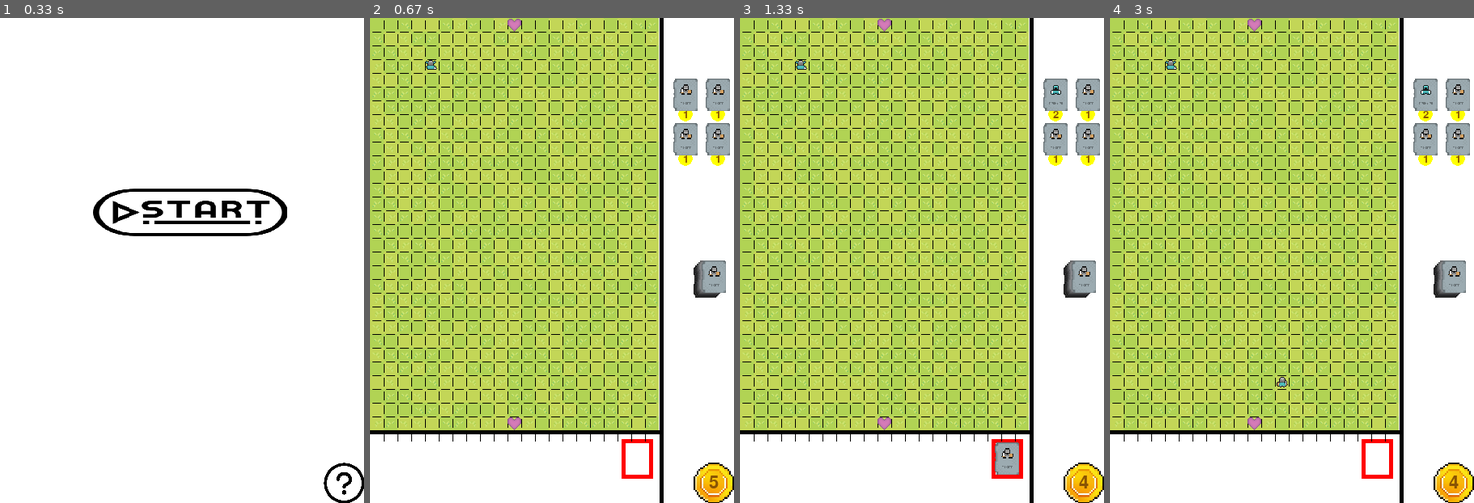
Above: before the commit, frames 1-4 (left to right).
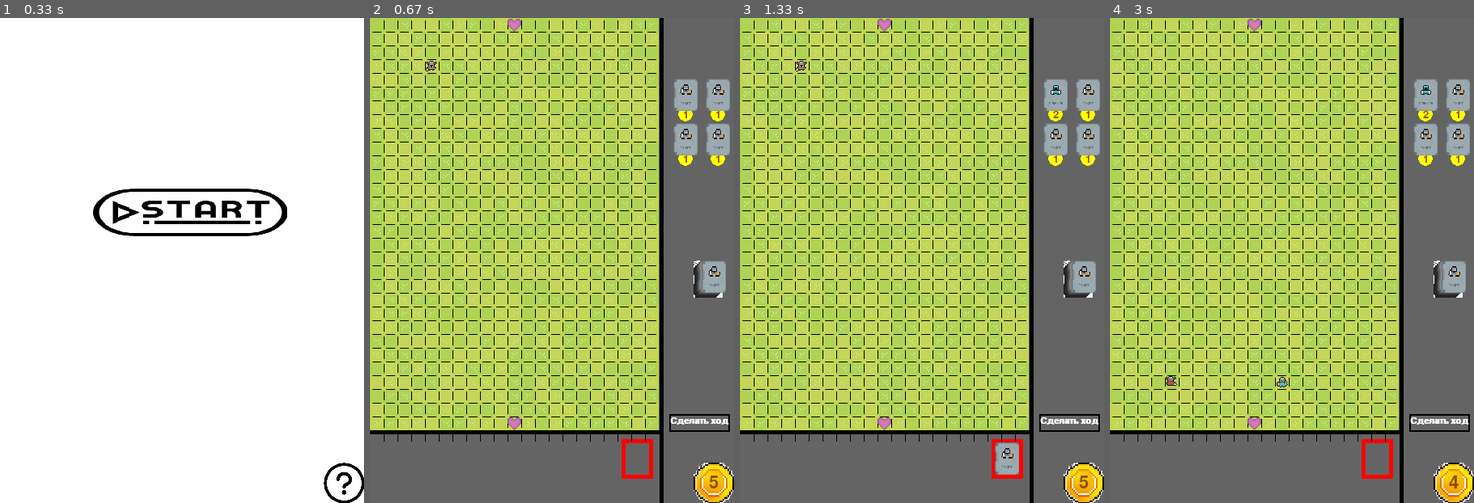
Above: after the commit, the same moments.

Repository: Choriso/PyGame_YL
Game: pygame game, started from main.py
Two runs of this game, one before a commit and one after it. Both use one fixed random seed, a clock stepped at 60 frames per second and the inputs below.
Inputs (mouse positions are in pixels of both pictures, inside the frame that each line leads up to):
- Up to frame 1 (0.33 s): no input
- Up to frame 2 (0.67 s): click (552, 260) at 0.38 s
- Up to frame 3 (1.33 s): click (1056, 95) at 0.75 s; click (754, 454) at 1.15 s
- Up to frame 4 (3 s): click (1423, 430) at 1.63 s; click (1426, 420) at 2.18 s, where only the run after the commit has a clickable "Точно?"; move the mouse to (1273, 386) at 2.53 s; click (1273, 386) at 2.75 s

Frame 1 is identical in both runs. In frame 2, 27% of the frame differs, in the area x 0-100%, y 0-100%; in frame 3, 27%; in frame 4, 27%.

Commit message:
я сделал переворот но тут куча багов и недоделаной работы

Diff:
--- /dev/null
+++ b/CLASSES.py
@@ -0,0 +1,18 @@
+from heroes import *
+
+CLASSES = {
+    'knight': Knight,
+    'archer': Archer,
+    'axeman': Axeman,
+    'halberdier': Halberdier,
+    'cavalry': Cavalry,
+    'rogue': Rogue,
+    'fence': ...,
+    'wall': ...,
+    'thorn': ...,  # колючка
+    'canon': ...,
+    'catapult': ...,
+    'gold mine': ...,
+    'freeze': ...,
+    'bomb': ...,
+}
--- a/card_cl.py
+++ b/card_cl.py
@@ -1,7 +1,7 @@
 import pygame
 from random import choice
-from consts import IMAGES, CLASSES
-from load_image import load_image
+from consts import CARD_IMAGES, load_image
+from CLASSES import CLASSES
 
 pygame.init()
 size = width, height = 450, 600
@@ -16,7 +16,7 @@
     def __init__(self, group, link):
         super().__init__(group)
         self.name = link
-        self.image = pygame.transform.scale(load_image(IMAGES[link]), (30, 40))
+        self.image = pygame.transform.scale(load_image(CARD_IMAGES[link]), (30, 40))
         self.rect = self.image.get_rect()
         self.link = CLASSES[link]
 
@@ -27,7 +27,7 @@
     def __init__(self, group, cur_card='knight'):
         super().__init__(group)
         self.group = group
-        self.image = load_image(Deck.image)
+        self.image = load_image(Deck.image, -1)
         self.rect = self.image.get_rect()
         self.cur_card = Card(all_sprites, cur_card)
         self.cur_card.rect.x = 410
--- a/consts.py
+++ b/consts.py
@@ -1,22 +1,28 @@
-from heroes import *
+import os
+import sys
+import pygame
 
-CLASSES = {
-    'knight': Knight,
-    'archer': Archer,
-    'axeman': Axeman,
-    'halberdier': Halberdier,
-    'cavalry': Cavalry,
-    'rogue': Rogue,
-    'fence': ...,
-    'wall': ...,
-    'thorn': ...,  # колючка
-    'canon': ...,
-    'catapult': ...,
-    'gold mine': ...,
-    'freeze': ...,
-    'bomb': ...,
-}
-IMAGES = {
+pygame.init()
+size = widht, height = 450, 600
+screen = pygame.display.set_mode(size)
+
+def load_image(name, colorkey=None):
+    fullname = os.path.join('data', name)
+    if not os.path.isfile(fullname):
+        print(f"Файл с изображением '{fullname}' не найден")
+        sys.exit()
+    image = pygame.image.load(fullname)
+    if colorkey is not None:
+        image = image.convert()
+        if colorkey == -1:
+            colorkey = image.get_at((0, 0))
+        image.set_colorkey(colorkey)
+    else:
+        image = image.convert_alpha()
+    return image
+
+
+CARD_IMAGES = {
     'knight': 'Пехота.png',
     'archer': "Лучник.png",
     'axeman': "Тяжёлый боец.png",
@@ -49,3 +55,122 @@
     'freeze': ...,
     'bomb': ...,
 }
+
+HERO_IMAGES = {
+    'blue': {
+        'knight': {
+            'front': load_image('knight_front.png', -1),
+            'back': load_image('knight_back.png', -1)
+        },
+        'archer': {
+            'front': load_image('Archer_front.png', -1),
+            'back': load_image('archer_back.png', -1)
+        },
+        'axeman': {
+            'front': '',
+            'back': load_image('axeman_back.png', -1)
+        },
+        'halberdier': {
+            'front': '',
+            'back': load_image('halberdier_back.png', -1)
+        },
+        'cavalry': {
+            'front': '',
+            'back': load_image('cavalry_back.png', -1)
+        },
+        'rogue': {
+            'front': '',
+            'back': load_image('rogue_back.png', -1)
+        },
+        'fence': {
+            'front': '',
+            'back': ''
+        },
+        'wall': {
+            'front': '',
+            'back': ''
+        },
+        'thorn': {
+            'front': '',
+            'back': ''
+        },
+        'canon': {
+            'front': '',
+            'back': ''
+        },
+        'catapult': {
+            'front': '',
+            'back': ''
+        },
+        'gold mine': {
+            'front': '',
+            'back': ''
+        },
+        'freeze': {
+            'front': '',
+            'back': ''
+        },
+        'bomb': {
+            'front': '',
+            'back': ''
+        }
+    },
+    'red': {
+        'knight': {
+            'front': '',
+            'back': ''
+        },
+        'archer': {
+            'front': '',
+            'back': ''
+        },
+        'axeman': {
+            'front': load_image('axeman_red_front.png', -1),
+            'back': load_image('axeman_red_back.png', -1)
+        },
+        'halberdier': {
+            'front': '',
+            'back': ''
+        },
+        'cavalry': {
+            'front': '',
+            'back': ''
+        },
+        'rogue': {
+            'front': '',
+            'back': ''
+        },
+        'fence': {
+            'front': '',
+            'back': ''
+        },
+        'wall': {
+            'front': '',
+            'back': ''
+        },
+        'thorn': {
+            'front': '',
+            'back': ''
+        },
+        'canon': {
+            'front': '',
+            'back': ''
+        },
+        'catapult': {
+            'front': '',
+            'back': ''
+        },
+        'gold mine': {
+            'front': '',
+            'back': ''
+        },
+        'freeze': {
+            'front': '',
+            'back': ''
+        },
+        'bomb': {
+            'front': '',
+            'back': ''
+        }
+    }
+}
--- a/field.py
+++ b/field.py
@@ -1,7 +1,8 @@
 import pygame
 import sys
 import random
-from consts import CLASSES
+
+from CLASSES import CLASSES
 from heroes import Hero
 from heart import Heart
 
@@ -132,12 +133,13 @@
     def get_piece(self, cords):
         return self.field[cords[1]][cords[0]]
 
-    def draw_move_hints(self, dist_range, cords, screen):
+    def draw_move_hints(self, dist_range, cords, screen, color):
         for i in range(1, dist_range + 1):
+            i = -i if color == 'red' else i
             pygame.draw.rect(screen, 'cyan', (
                 (cords[0] * self.cell_size + self.left, (cords[1] - i) * self.cell_size + self.top),
                 (self.cell_size, self.cell_size)), 2)
-            if i == 1:
+            if abs(i) == 1:
                 for j in (-1, 1):
                     pygame.draw.rect(screen, 'cyan', (
                         ((cords[0] + j) * self.cell_size + self.left, (cords[1] - i) * self.cell_size + self.top),
@@ -163,6 +165,22 @@
         else:
             pygame.draw.rect(screen, 'black', ((x, y - 5), (17, 4)))
             pygame.draw.rect(screen, 'red', ((x, y - 5), (int(17 * hp / max_hp), 4)))
+
+    def flip(self):
+        self.field = self.field[::-1]
+        self.cells = self.cells[::-1]
+
+        self.is_drawing_hp = False
+        self.drawing_hp_params = None
+
+        for i in range(self.size[1]):
+            for j in range(self.size[0]):
+                if self.field[i][j]:
+                    piece = self.field[i][j]
+                    piece.rect.y -= (self.size[1] - 2 * i - 1) * self.cell_size
+                    if isinstance(piece, Hero):
+                        piece.change_state_and_image()
+
 
 
 def main():
--- a/goldcoin.py
+++ b/goldcoin.py
@@ -1,5 +1,5 @@
 import pygame
-from load_image import load_image
+from consts import load_image
 
 pygame.init()
 size = width, height = 450, 600
@@ -17,19 +17,22 @@
         self.rect = self.image.get_rect()
         self.rect.x = 400
         self.rect.y = 550
-        self.gold = 5
-        self.gold_to_pos = {1: (419, 564), 2: (412, 564)}
+        self.blue_gold = 5
+        self.red_gold = 4
+        self.gold_to_pos = {1: (419, 564), 2: (412, 564)} # change
 
-    def update(self):
+    def update(self, color, screen):
+        gold = self.blue_gold if color == 'blue' else self.red_gold
         font = pygame.font.SysFont('default', 32, italic=False, bold=False)
-        text = font.render(f'{self.gold}', 1, "#895404")
-        pos = self.gold_to_pos[len(str(self.gold))]
+        text = font.render(f'{gold}', 1, "#895404")
+        pos = self.gold_to_pos[len(str(gold))]
         screen.blit(text, pos)
 
-    def buy(self, price):
-        if self.gold >= price:
-            self.gold -= price
-            self.gold = max(self.gold, 0)
+    def buy(self, price, color):
+        gold = self.blue_gold if color == 'blue' else self.red_gold
+        if gold >= price:
+            gold -= price
+            gold = max(gold, 0)
             return True
         return False
 
--- a/hand.py
+++ b/hand.py
@@ -9,18 +9,21 @@
 
 class Hand:
     def __init__(self):
-        self.hand = []
+        self.blue_hand = []
+        self.red_hand = []
         self.card_cnt = 0
         self.chosen = None
         self.font = pygame.font.SysFont('default', 30, italic=False, bold=False)
+        self.current_color = 'blue'
 
-    def update(self):
-
+    def update(self, screen):
+        # print(self.card_cnt, len(self.blue_hand))
+        hand = self.blue_hand if self.current_color == 'blue' else self.red_hand
         x = 2
         visited = []
         not_visited = {}
         pos = {}
-        for card in self.hand:
+        for card in hand:
             if card.name not in visited:
                 card.rect.x = x
                 card.rect.y = 520
@@ -46,26 +49,40 @@
             screen.blit(text, (x + 20, 518))
 
     def add_card(self, card):
-        self.hand.append(card)
+        hand = self.blue_hand if self.current_color == 'blue' else self.red_hand
+        hand.append(card)
         self.card_cnt += 1
-        self.update()
         return True
 
-    def add_sprites(self, group):
-        for card in self.hand:
-            group.add(card)
-
     def can_add(self):
-        return self.card_cnt <= 9
+        hand = self.blue_hand if self.current_color == 'blue' else self.red_hand
+        return len(hand) <= 9
 
     def is_concerning(self, pos):
-        for i in range(len(self.hand)):
-            if self.hand[i].rect.collidepoint(*pos):
+        hand = self.blue_hand if self.current_color == 'blue' else self.red_hand
+        for i in range(len(hand)):
+            if hand[i].rect.collidepoint(*pos):
                 return i
         return False
 
     def choose(self, ind):
+        hand = self.blue_hand if self.current_color == 'blue' else self.red_hand
         if self.chosen:
-            self.hand.append(self.chosen)
-        self.chosen = self.hand.pop(ind)
+            hand.append(self.chosen)
+        self.chosen = hand.pop(ind)
         self.card_cnt -= 1
+
+    def add_sprites(self, group):
+        hand = self.blue_hand if self.current_color == 'blue' else self.red_hand
+        for card in hand:
+            group.add(card)
+
+    def remove_sprites(self, group):
+        hand = self.blue_hand if self.current_color == 'blue' else self.red_hand
+        for card in hand:
+            group.remove(card)
+
+    def swap_hands(self, group):
+        self.remove_sprites(group)
+        self.current_color = 'blue' if self.current_color == 'red' else 'red'
+        self.add_sprites(group)
--- a/heart.py
+++ b/heart.py
@@ -1,5 +1,5 @@
 import pygame
-from load_image import load_image
+from consts import load_image
 
 
 class Heart(pygame.sprite.Sprite):
--- a/heroes.py
+++ b/heroes.py
@@ -1,13 +1,14 @@
 import pygame
-from load_image import load_image
+from consts import load_image
+from consts import HERO_IMAGES
 
 
 class Hero(pygame.sprite.Sprite):
-    def __init__(self, group, color, attack_range, dist_range, damage, hp, name='hero',
-                 image=load_image('knight_front.png', -1)):
+    def __init__(self, group, color, attack_range, dist_range, damage, hp, name='hero'):
         super().__init__(group)
         self.name = name
-        self.image = image
+        self.state = 'back' if color == 'blue' else 'front'
+        self.image = HERO_IMAGES[color][name][self.state]
         self.rect = self.image.get_rect()
         self.attack_range = attack_range
         self.dist_range = dist_range
@@ -29,39 +30,37 @@
     def is_alive(self):
         return bool(self.hp)
 
+    def change_state_and_image(self):
+        self.state = 'back' if self.state == 'front' else 'front'
+        self.image = HERO_IMAGES[self.color][self.name][self.state]
+
 
 class Knight(Hero):
 
-    def __init__(self, group, color='blue', image=load_image('knight_back.png', -1)):
-        super().__init__(group, color, 1, 1, 1, 3, 'knight', image)
-        self.name = 'knight'
-        self.damage = 1
-        self.attack_range = 1
-        self.dist_range = 1
-        self.hp = 3
-        self.max_hp = self.hp
+    def __init__(self, group, color='blue'):
+        super().__init__(group, color, 1, 1, 1, 3, 'knight')
 
 
 class Archer(Hero):
-    def __init__(self, group, color='blue', image=load_image('archer_back.png', -1)):  # change
-        super().__init__(group, color, 2, 1, 1, 2, 'archer', image)
+    def __init__(self, group, color='blue'):  # change
+        super().__init__(group, color, 2, 1, 1, 2, 'archer')
 
 
 class Axeman(Hero):
-    def __init__(self, group, color='blue', image=load_image('axeman_back.png', -1)):
-        super().__init__(group, color, 1, 1, 2, 2, 'axeman', image)
+    def __init__(self, group, color='blue'):
+        super().__init__(group, color, 1, 1, 2, 2, 'axeman')
 
 
 class Cavalry(Hero):
-    def __init__(self, group, color='blue', image=pygame.transform.scale(load_image('cavalry_back.png', -1), (17, 17))):
-        super().__init__(group, color, 1, 1, 1, 3, 'cavalry', image)
+    def __init__(self, group, color='blue'):
+        super().__init__(group, color, 1, 1, 1, 3, 'cavalry')
 
 
 class Rogue(Hero):
-    def __init__(self, group, color='blue', image=load_image('rogue_back.png', -1)):
-        super().__init__(group, color, 1, 2, 1, 1, 'rogue', image)
+    def __init__(self, group, color='blue'):
+        super().__init__(group, color, 1, 2, 1, 1, 'rogue')
 
 
 class Halberdier(Hero):
-    def __init__(self, group, color='blue', image=load_image('spearman_back.png', -1)):
-        super().__init__(group, color, 1, 1, 3, 1, 'halberdier', image)
+    def __init__(self, group, color='blue'):
+        super().__init__(group, color, 1, 1, 3, 1, 'halberdier')
--- a/load_image.py
+++ /dev/null
@@ -1,23 +0,0 @@
-import os
-import sys
-import pygame
-
-pygame.init()
-size = width, height = 450, 600
-screen = pygame.display.set_mode(size)
-
-
-def load_image(name, colorkey=None):
-    fullname = os.path.join('data', name)
-    if not os.path.isfile(fullname):
-        print(f"Файл с изображением '{fullname}' не найден")
-        sys.exit()
-    image = pygame.image.load(fullname)
-    if colorkey is not None:
-        image = image.convert()
-        if colorkey == -1:
-            colorkey = image.get_at((0, 0))
-        image.set_colorkey(colorkey)
-    else:
-        image = image.convert_alpha()
-    return image
--- a/main.py
+++ b/main.py
@@ -19,7 +19,7 @@
 class Game:
     def __init__(self):
 
-        # сощдаются экземпляры классов
+        # создаются экземпляры классов
         self.goldCoin = GoldCoin(all_sprites)
         self.deck = Deck(all_sprites)
         self.store = Store()
@@ -41,14 +41,23 @@
         self.is_showing_move_hints = False
         self.hints_params = None
 
+        self.turning_font = pygame.font.SysFont('default', 17, bold=True)
+        self.turning_text = self.turning_font.render('Сделать ход', 1, 'white')
+        self.pushed_turn_button_first_time = False
+
+        self.current_color = 'blue'
+
     def update(self):  # вызываются методы update или draw и рисуются нужные вещи и линии
         pygame.draw.line(screen, 'black', (360, 0), (360, 600), 5)
         pygame.draw.line(screen, 'black', (0, 512), (360, 512), 5)
         pygame.draw.rect(screen, 'red', ((311, 521), (39, 49)), 5)
+        pygame.draw.rect(screen, 'black', ((370, 490), (75, 22)), 2)
+
+        screen.blit(self.turning_text, (371, 493))
 
         self.field.draw(screen)
         self.store.update(screen)
-        self.hand.update()
+        self.hand.update(screen)
         if self.is_showing_move_hints:  # если показываются подсказки - показывать дальше
             self.field.draw_move_hints(*self.hints_params)
 
@@ -58,18 +67,23 @@
         res2 = self.deck.is_concerning(pos)
         res3 = self.hand.is_concerning(pos)
         res4 = self.field.get_click(pos)
+        res5 = self.turn_button_concerning(pos)
 
         # проверяет стоит ли убирать подсказки для хода
         if self.is_showing_move_hints and not res4:
             self.is_showing_move_hints = False
             self.hints_params = None
 
+        elif self.pushed_turn_button_first_time and not res5:
+            self.pushed_turn_button_first_time = False
+            self.turning_text = self.turning_font.render('Сделать ход', 1, 'white')
+
         if self.hand.can_add():  # можно ли добавить в руку карту если нет то нет смысла проверять колоду и магазин
             if res1[0]:
                 # берется карта и отдаются деньги
                 card = self.store.cur_cards[res1[1]]
                 price = self.store.costs(card)
-                result = self.goldCoin.buy(price)
+                result = self.goldCoin.buy(price, self.current_color)
                 if result:
                     self.store.take_cards(res1[1], all_sprites)
                     self.hand.add_card(card)
@@ -90,13 +104,16 @@
             if result is False:  # в другом случае или если не поставилась карта
                 hero = self.field.get_piece(res4)
                 if isinstance(hero,
-                              Hero) and hero.color == 'blue':  # если нажали на героя то рисуются подсказки для хода
-                    self.hints_params = hero.dist_range, res4, screen
+                              Hero):  # если нажали на героя то рисуются подсказки для хода
+                    self.hints_params = hero.dist_range, res4, screen, hero.color
                     self.field.draw_move_hints(*self.hints_params)
                     self.is_showing_move_hints = True
 
                 elif self.is_showing_move_hints:  # если показываются подсказки проверка на ход или убрать подсказки
-                    a = [self.hints_params[1][1] - i for i in range(1, self.hints_params[0] + 1)]
+                    if self.field.field[self.hints_params[1][1]][self.hints_params[1][0]].color == 'blue':
+                        a = [self.hints_params[1][1] - i for i in range(1, self.hints_params[0] + 1)]
+                    else:
+                        a = [self.hints_params[1][1] + i for i in range(1, self.hints_params[0] + 1)]
                     if res4[1] in a and res4[0] in [self.hints_params[1][0] + i for i in (-1, 0, 1)]:
                         start = self.hints_params[1][1], self.hints_params[1][0]
                         end = res4[1], res4[0]
@@ -104,6 +121,14 @@
                         self.field.move_hero(start, end, hero)
                     self.is_showing_move_hints = False
                     self.hints_params = None
+        elif res5:
+            if self.pushed_turn_button_first_time:
+                self.flip_board()
+                self.pushed_turn_button_first_time = False
+                self.turning_text = self.turning_font.render('Сделать ход', 1, 'white')
+            else:
+                self.turning_text = self.turning_font.render('Точно?', 1, 'white')
+                self.pushed_turn_button_first_time = True
 
     def game_is_continue(self):
         return self.blue_heart.hp > 0 and self.red_heart.hp > 0
@@ -126,6 +151,16 @@
             winner = self.who_won()
             self.game_over(winner)
 
+    def turn_button_concerning(self, pos):
+        x, y = pos
+        return 370 <= x <= 370 + 75 and 490 <= y <= 490 + 25
+
+    def flip_board(self):
+        self.field.flip()
+        self.current_color = 'red' if self.current_color == 'blue' else 'blue'
+        self.hand.swap_hands(all_sprites)
+        # осталось переставить карты и монетку
+
 
 running = True
 start_screen()
@@ -147,10 +182,10 @@
         elif event.type == ATTACKEVENT:
             game.attack_update()
 
-    screen.fill('white')
+    screen.fill((100, 100, 100))
     game.update()
     all_sprites.draw(screen)
-    all_sprites.update()
+    all_sprites.update(game.current_color, screen)
     pygame.display.flip()
     clock.tick(6)
 
--- a/startscreen.py
+++ b/startscreen.py
@@ -1,6 +1,6 @@
 import pygame
 import sys
-from load_image import load_image
+from consts import load_image
 
 
 def terminate():
--- a/store.py
+++ b/store.py
@@ -1,7 +1,8 @@
 import pygame
 from card_cl import Card
 from random import choice
-from consts import CLASSES, PRICES
+from consts import PRICES
+from CLASSES import CLASSES
 
 pygame.init()
 size = width, height = 450, 600
Binary file added: data/Archer_front.png
Binary file added: data/axeman_red_back.png
Binary file added: data/axeman_red_front.png
Renamed: data/spearman_back.png -> data/halberdier_back.png
